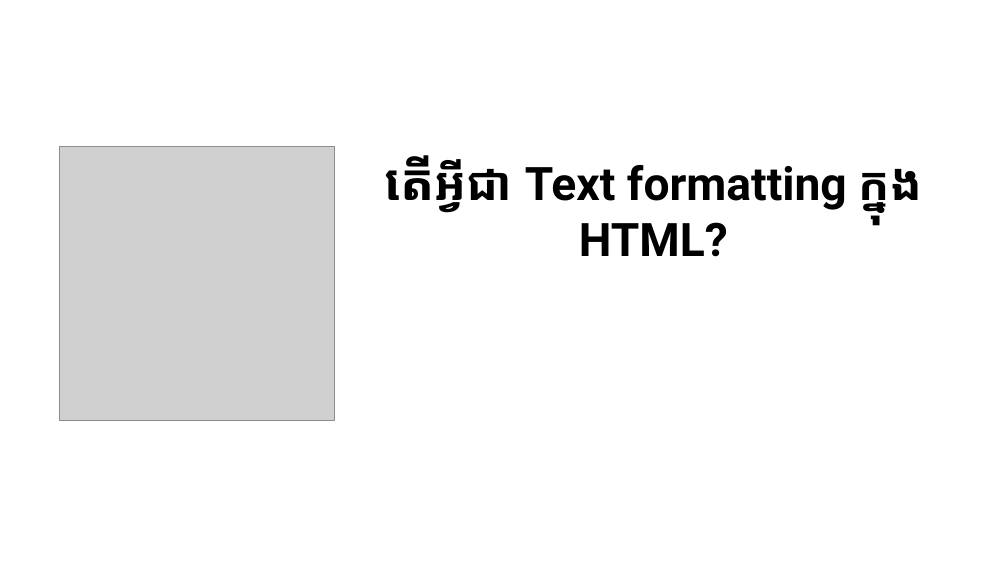
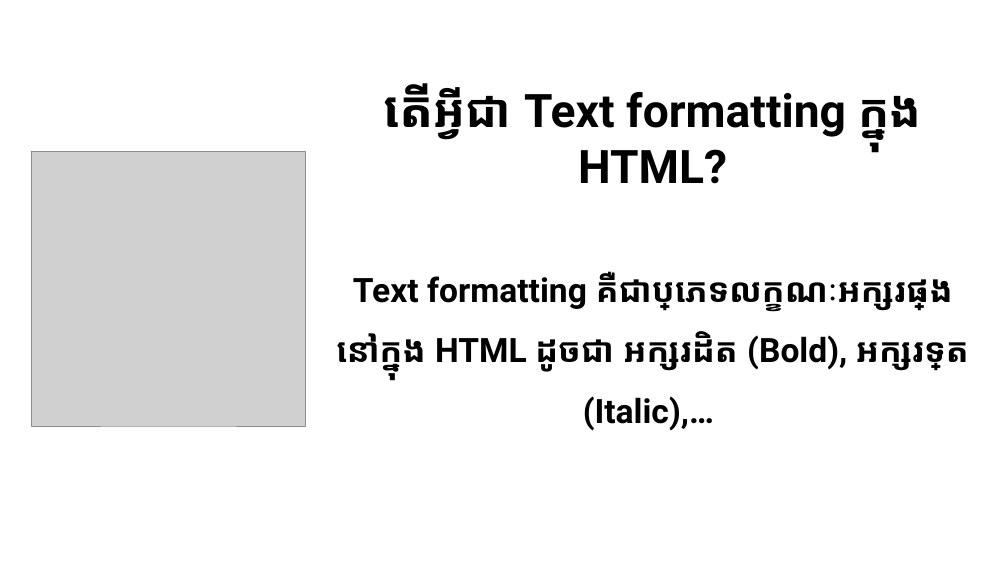
Before and after one commit to LykheangPeng/KHWebDesign101, a slide deck: slide 13 of Slide/Web Design 2.pptx (slide 11 before the commit). Drawn at 1008x567 pixels with LibreOffice and Linux fonts; fonts in the diff are those of the drawing; grey boxes stand for pictures. Boxes give left, top, right and bottom in pixels: in the first picture for what was removed or moved away, otherwise in the second. Text is boxed around its words. In the diff, an @@ line names an element or a change of style, - is before the commit and + after.

```diff
--- a/Slide/Web Design 2.pptx
+++ b/Slide/Web Design 2.pptx
@@ text "តើអ្វីជា Text formatting ក្នុង HTML?": place and size @@
-text "តើអ្វីជា Text formatting ក្នុង HTML?" at (385,155,922,257)
+text "តើអ្វីជា Text formatting ក្នុង HTML?" at (336,83,969,431)
@@ picture: place and size @@
-picture at (60,147,334,421)
+picture at (31,152,306,426)
@@ text at (336,271,969,431): paragraph added @@
+Text formatting គឺជាប្រភេទលក្ខណៈអក្សរផ្សេងនៅក្នុង HTML ដូចជា អក្សរដិត (Bold), អក្សរទ្រេត (Italic),…
```
Also in this commit, not shown: 5 other slides changed, 13 slides added, 4 other files.
